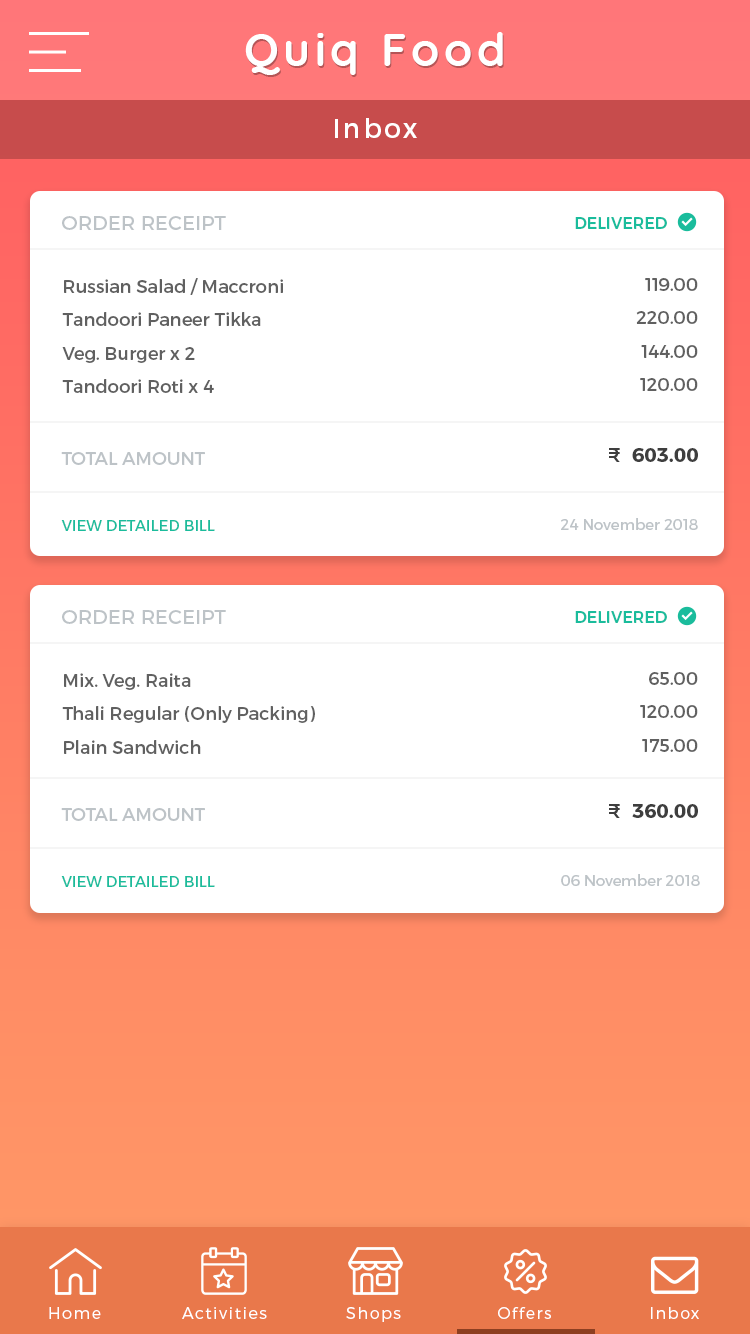
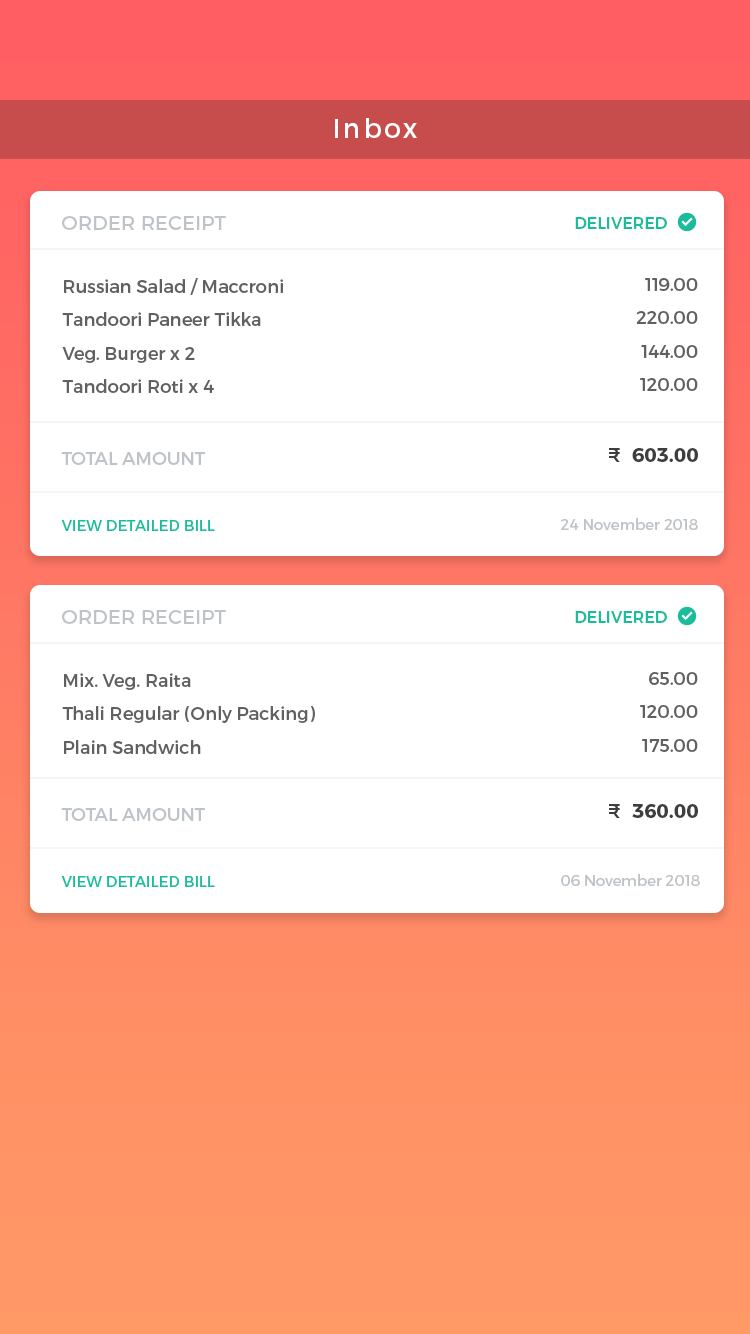
Comparing the layer stacks of the two (750, 1334) images. Changes:
painted on "Rounded Rectangle 1" (1st of 2, in "Group 4 copy"), masked it over [61, 672, 698, 887]
painted on "Rounded Rectangle 1" (2nd of 2, in "Group 4"), masked it over [61, 278, 698, 531]
removed group "Group 1" (15 layers) over [0, 0, 750, 1334]
removed layer "Rectangle 3" from group "Group 1" over [457, 1329, 595, 1334]
removed layer "event" from group "Group 1" over [201, 1247, 247, 1295]
removed layer "envelope-of-white-paper" from group "Group 1" over [651, 1256, 699, 1294]
removed layer "discount" from group "Group 1" over [504, 1249, 547, 1294]
removed layer "shop" from group "Group 1" over [348, 1247, 403, 1295]
removed layer "home" from group "Group 1" over [49, 1248, 102, 1295]
removed layer "Inbox" (1st of 2, in "Group 1") from group "Group 1" over [651, 1307, 699, 1319]
removed layer "Offers" from group "Group 1" over [498, 1307, 551, 1319]
removed layer "Shops" from group "Group 1" over [346, 1307, 401, 1322]
removed layer "Activities" from group "Group 1" over [182, 1307, 267, 1319]
removed layer "Home" from group "Group 1" over [49, 1307, 101, 1319]
removed layer "Color Fill 6" from group "Group 1" over [0, 1227, 750, 1334]
removed layer "Quiq Food" from group "Group 1" over [245, 32, 503, 75]
removed layer "Color Fill 1" from group "Group 1" over [29, 32, 89, 72]
removed layer "Color Fill 2" (was 15%) from group "Group 1" over [0, 0, 750, 100]
masked "Rectangle 2" over [348, 123, 417, 138]
